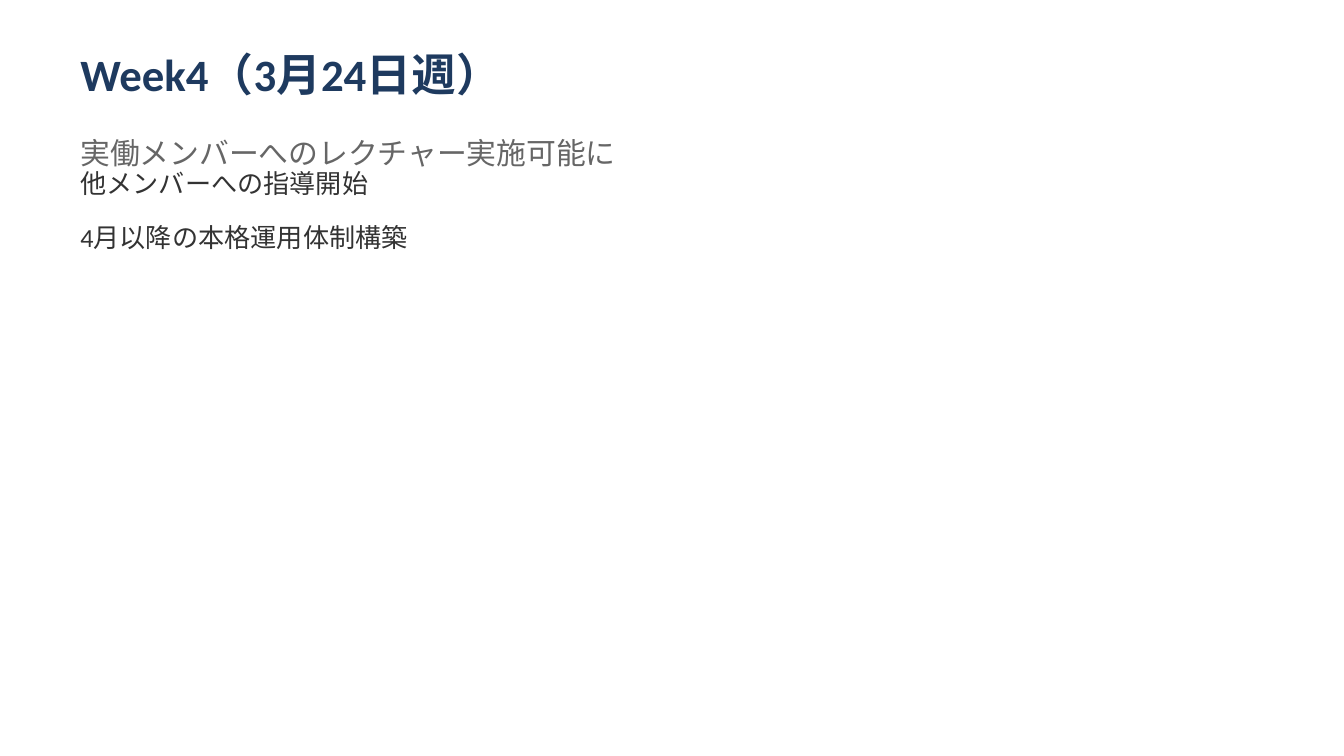
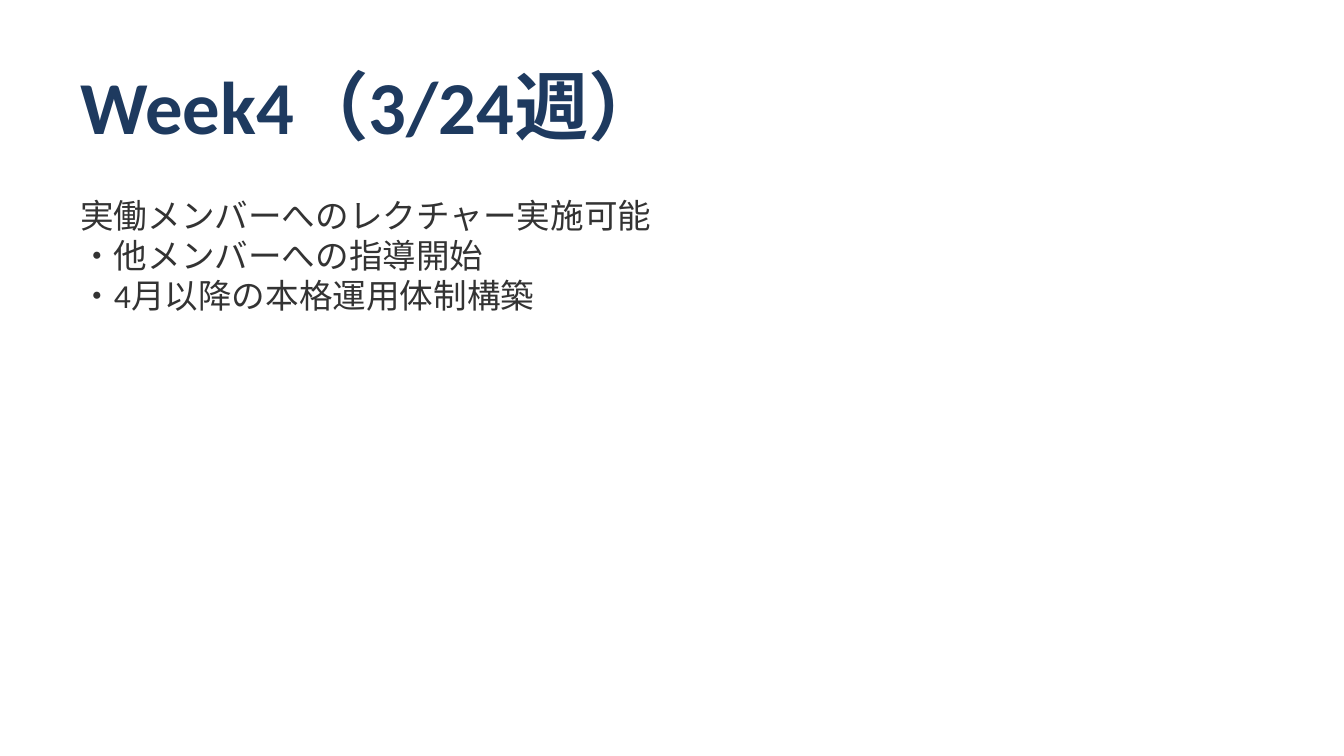
Before and after one commit to shoichitsuno-collab/MySpace_Shoichi-Tsuno, a slide deck: slide 8 of 匠技研工業プロジェクト_オンボーディング計画.pptx (slide 13 before the commit). Drawn at 1344x756 pixels with LibreOffice and Linux fonts; fonts in the diff are those of the drawing. Boxes give left, top, right and bottom in pixels: in the first picture for what was removed or moved away, otherwise in the second. Text is boxed around its words. In the diff, an @@ line names an element or a change of style, - is before the commit and + after.

```diff
--- a/匠技研工業プロジェクト_オンボーディング計画.pptx
+++ b/匠技研工業プロジェクト_オンボーディング計画.pptx
@@ text at [80, 73, 663, 142]: text changed; size 24 to 40 pt @@
-Week4（3月24日週）
+Week4（3/24週）
@@ text removed at [80, 139, 615, 167] @@
-実働メンバーへのレクチャー実施可能に
@@ text at [80, 200, 651, 311]: text changed; size 14 to 18 pt @@
-他メンバーへの指導開始
-4月以降の本格運用体制構築
+実働メンバーへのレクチャー実施可能
+・他メンバーへの指導開始
+・4月以降の本格運用体制構築
```
Also in this commit, not shown: 8 other slides changed, 5 slides added, 13 slides removed.
